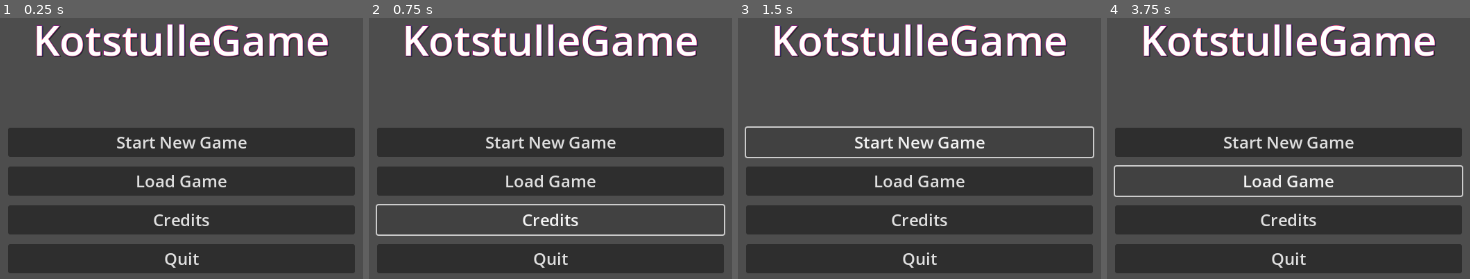
Above: before the commit, frames 1-4 (left to right).
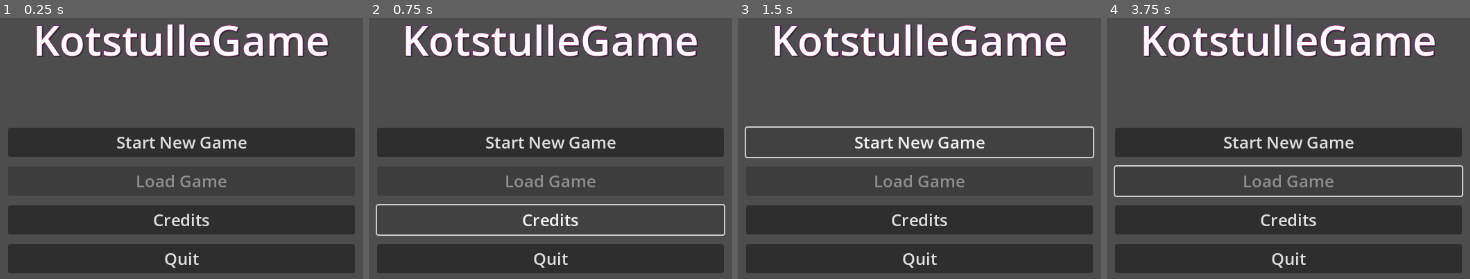
Above: after the commit, the same moments.

Repository: Marv0407/kotstulle-game
Game: Godot game, scene res://scenes/control.tscn
Same seed, same stepped clock (60 frames per second), same inputs: the game is played once before the commit and once after it.
Inputs (mouse positions are in pixels of both pictures, inside the frame that each line leads up to):
- Up to frame 1 (0.25 s): no input
- Up to frame 2 (0.75 s): click "Credits" at 0.5 s
- Up to frame 3 (1.5 s): click "Start New Game" at 1.25 s
- Up to frame 4 (3.75 s): click "Start New Game" at 2 s; click "Start New Game" at 2.75 s; click (1288, 179) at 3.5 s, where only the run before the commit has a clickable "Load Game"

The runs differ from the first frame. In frame 1, 0.4% of the frame differs, in the area x 37-63%, y 60-65%; in frame 2, 0.4%; in frame 3, 0.4%; in frame 4, 0.5%, in the area x 37-63%, y 60-66%.

Commit message:
Add character data and battle character scripts
Introduced CharData and BattleCharacter scripts to define character stats and battle logic. Updated control scene and script to wire up button signals and handlers.

Diff:
--- a/scenes/control.tscn
+++ b/scenes/control.tscn
@@ -61,6 +61,7 @@
 [node name="LoadBtn" type="Button" parent="VBoxBtnContainer"]
 layout_mode = 2
 theme_override_font_sizes/font_size = 24
+disabled = true
 text = "Load Game"
 
 [node name="CreditsBtn" type="Button" parent="VBoxBtnContainer"]
@@ -72,3 +73,8 @@
 layout_mode = 2
 theme_override_font_sizes/font_size = 24
 text = "Quit"
+
+[connection signal="pressed" from="VBoxBtnContainer/StartBtn" to="." method="_on_start_btn_pressed"]
+[connection signal="pressed" from="VBoxBtnContainer/LoadBtn" to="." method="_on_load_btn_pressed"]
+[connection signal="pressed" from="VBoxBtnContainer/CreditsBtn" to="." method="_on_credits_btn_pressed"]
+[connection signal="pressed" from="VBoxBtnContainer/QuitBtn" to="." method="_on_quit_btn_pressed"]
--- /dev/null
+++ b/scripts/battle_char.gd
@@ -0,0 +1,20 @@
+extends Node
+class_name BattleCharacter
+
+var data: CharData
+var current_hp: int
+
+# Called when the node enters the scene tree for the first time.
+func _ready() -> void:
+	pass # Replace with function body.
+
+# Called every frame. 'delta' is the elapsed time since the previous frame.
+func _process(delta: float) -> void:
+	pass
+
+func setup(character_data: CharData):
+	data = character_data
+	current_hp = data.max_hp
+
+func is_alive() -> bool:
+	return current_hp > 0
--- /dev/null
+++ b/scripts/char_data.gd
@@ -0,0 +1,17 @@
+extends Resource
+class_name CharData
+
+@export var name: String
+@export var max_hp: int
+@export var atk: int
+@export var def: int
+@export var sp_atk: int
+@export var sp_def: int
+@export var luck: int
+@export var speed: int
+@export var level: int
+const resistances := {
+	"FIRE": 0,
+	"POISON": 0,
+	#TODO
+}
--- a/scripts/control.gd
+++ b/scripts/control.gd
@@ -1,7 +1,17 @@
 extends Control
 
+####################
+# Variables
+####################
+@onready var label = $HBoxContainer/Label
+@onready var start_btn = $VBoxBtnContainer/StartBtn
+@onready var load_btn = $VBoxBtnContainer/LoadBtn
+@onready var credits_btn = $VBoxBtnContainer/CreditsBtn
+@onready var quit_btn = $VBoxBtnContainer/QuitBtn
 
-@onready var label = $HBoxContainer/Label
+####################
+# Functions
+####################
 
 # Called when the node enters the scene tree for the first time.
 func _ready() -> void:
@@ -11,3 +21,19 @@
 # Called every frame. 'delta' is the elapsed time since the previous frame.
 func _process(delta: float) -> void:
 	pass
+
+
+func _on_start_btn_pressed() -> void:
+	pass # Replace with function body.
+
+
+func _on_load_btn_pressed() -> void:
+	pass # Replace with function body.
+
+
+func _on_credits_btn_pressed() -> void:
+	pass # Replace with function body.
+
+
+func _on_quit_btn_pressed() -> void:
+	pass # Replace with function body.
Not shown, added: scripts/battle_char.gd.uid
Not shown, added: scripts/char_data.gd.uid
